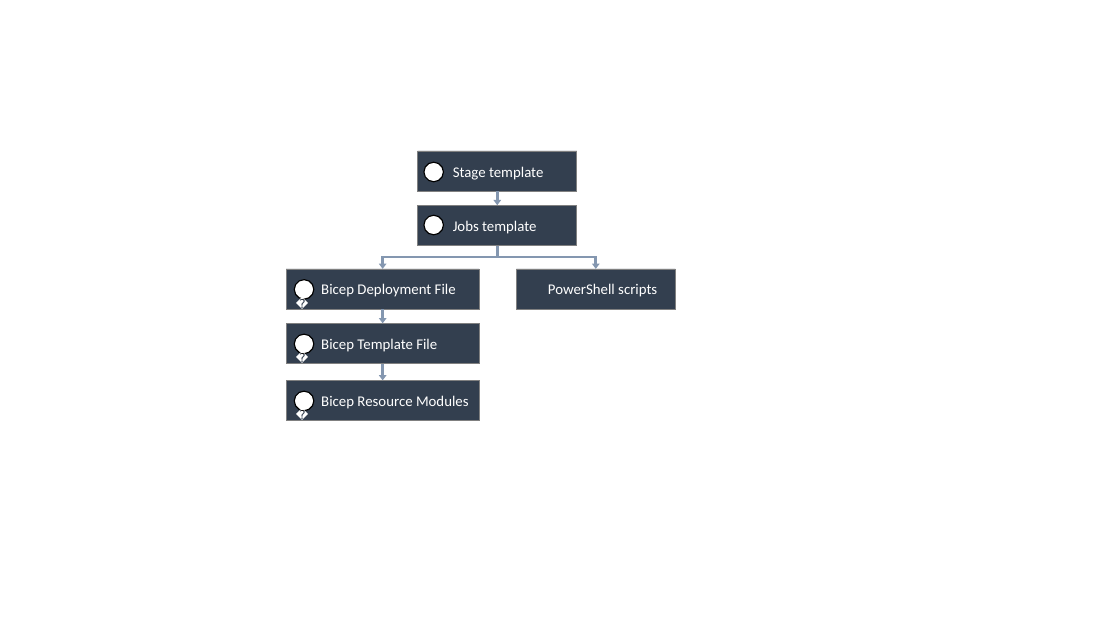
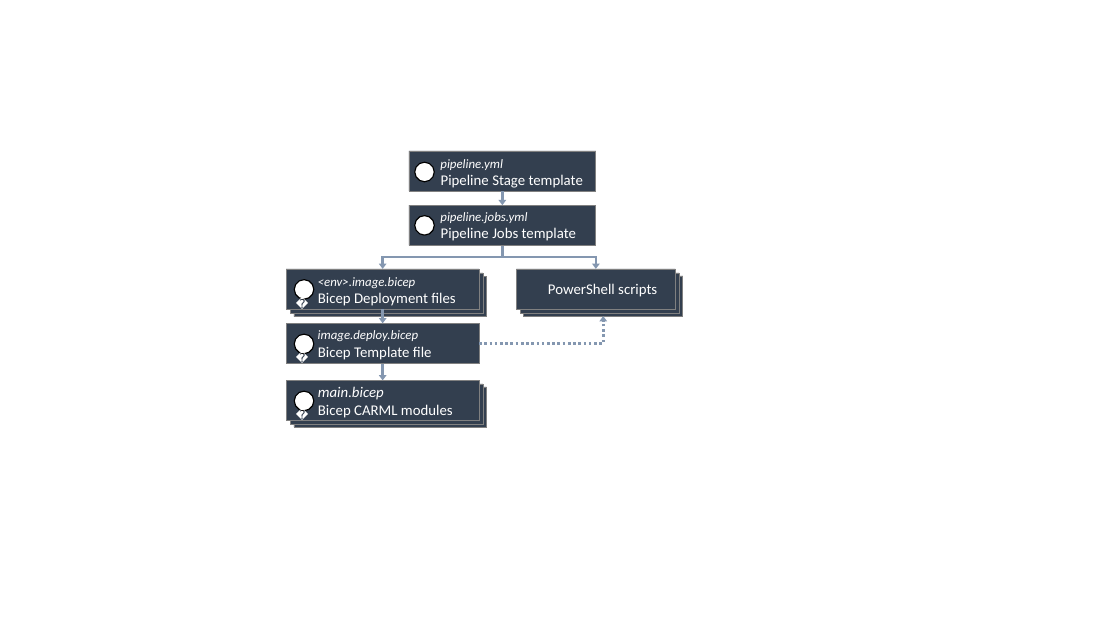
Before and after one commit to Azure/DevOps-Self-Hosted, a slide deck: slide 3 of docs/wiki/media/src/DevOps Self-Hosted Diagrams.pptx. Drawn at 1120x630 pixels with LibreOffice and Linux fonts; fonts in the diff are those of the drawing; background and template pictures are left out. Boxes give left, top, right and bottom in pixels: in the first picture for what was removed or moved away, otherwise in the second. Text is boxed around its words. In the diff, an @@ line names an element or a change of style, - is before the commit and + after.

```diff
--- a/docs/wiki/media/src/DevOps Self-Hosted Diagrams.pptx
+++ b/docs/wiki/media/src/DevOps Self-Hosted Diagrams.pptx
@@ rectangle "pipeline.yml": place and size @@
-rectangle "pipeline.yml" at [418, 151, 576, 192]
+rectangle "pipeline.yml" at [409, 151, 596, 192]
@@ ellipse: place and size @@
-ellipse at [424, 162, 444, 181]
+ellipse at [415, 162, 434, 181]
@@ text in rectangle at [440, 159, 583, 188]: text changed @@
-Stage template
+pipeline.yml
+Pipeline Stage template
@@ rectangle "pipeline.jobs.yml": place and size @@
-rectangle "pipeline.jobs.yml" at [418, 205, 576, 245]
+rectangle "pipeline.jobs.yml" at [409, 205, 596, 245]
@@ arrow moved from (497, 192) - (497, 205) to (502, 192) - (502, 205) @@
@@ ellipse: place and size @@
-ellipse at [424, 215, 444, 234]
+ellipse at [415, 216, 434, 235]
@@ text in rectangle at [440, 212, 576, 241]: text changed @@
-Jobs template
+pipeline.jobs.yml
+Pipeline Jobs template
@@ elbow arrow moved from (497, 245) - (383, 269) to (502, 245) - (383, 269) @@
@@ elbow arrow moved from (497, 245) - (596, 269) to (502, 245) - (596, 269) @@
@@ rectangle added at [290, 273, 483, 313], fill #333F50, outline #808080 0.5 pt @@
@@ rectangle added at [294, 276, 487, 317], fill #333F50, outline #808080 0.5 pt @@
@@ text in rectangle at [318, 277, 455, 306]: text changed @@
-Bicep Deployment File
+<env>.image.bicep
+Bicep Deployment files
@@ rectangle added at [520, 273, 679, 313], fill #333F50, outline #808080 0.5 pt @@
@@ rectangle added at [523, 276, 682, 316], fill #333F50, outline #808080 0.5 pt @@
@@ elbow arrow added from (479, 344) to (603, 316), #8497B0 2.25 pt dashed @@
@@ text in rectangle at [318, 330, 432, 360]: text changed; size 12.7 to 11 pt; italic on @@
-Bicep Template File
+image.deploy.bicep
+Bicep Template file
@@ rectangle added at [290, 384, 483, 424], fill #333F50, outline #808080 0.5 pt @@
@@ rectangle added at [294, 387, 487, 428], fill #333F50, outline #808080 0.5 pt @@
@@ text in rectangle at [318, 386, 453, 418]: text changed @@
-Bicep Resource Modules
+main.bicep
+Bicep CARML modules
```
Also in this commit, not shown: 1 other slide changed, 3 other files.
